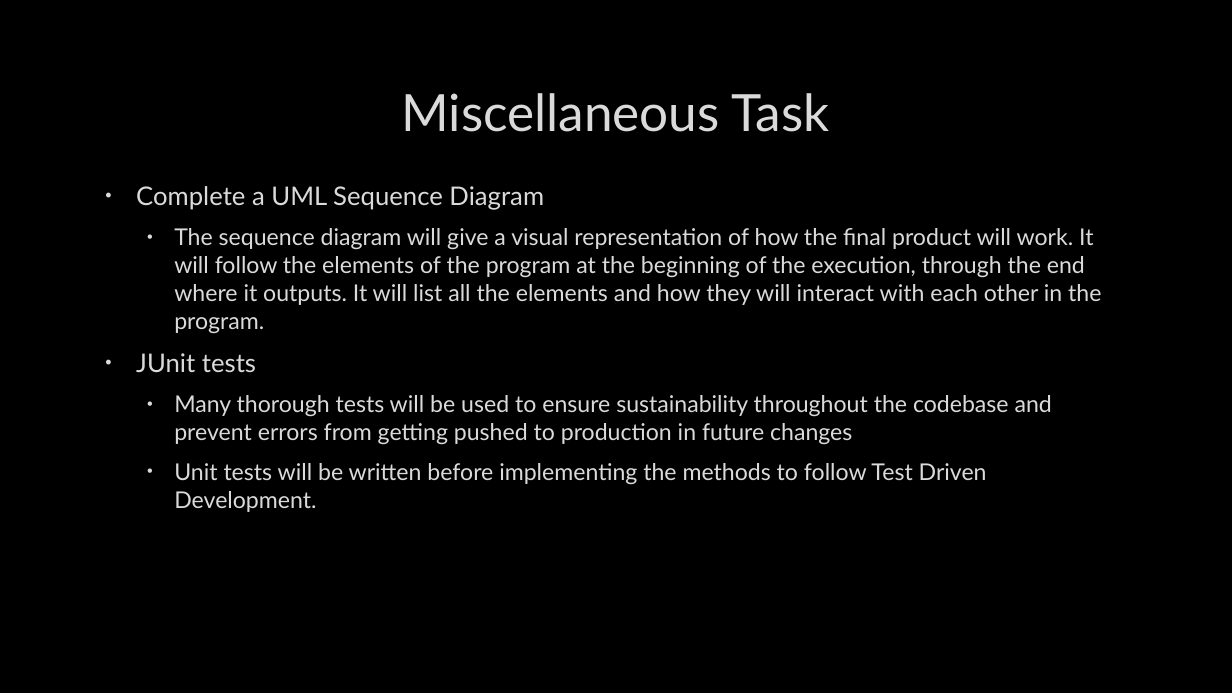
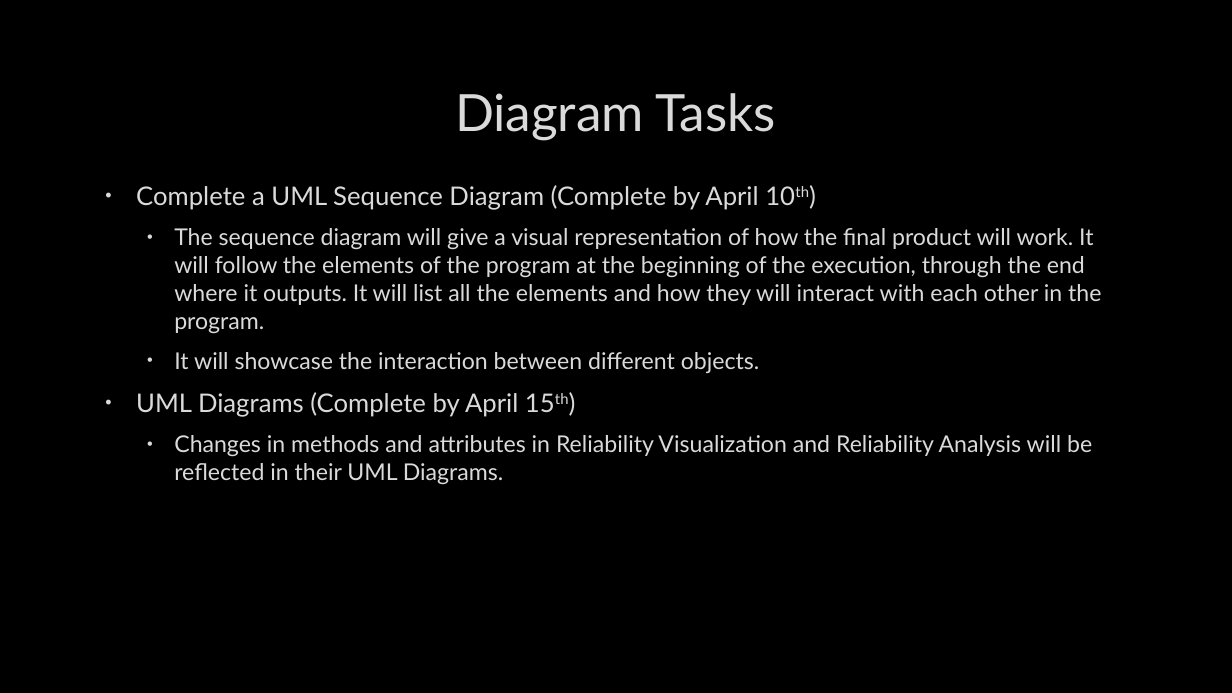
Before and after one commit to julianwemmie/Warp, a slide deck: slide 4 of SWD Project Plan.pptx. Drawn at 1232x693 pixels with LibreOffice and Linux fonts; fonts in the diff are those of the drawing; background and template pictures are left out. Boxes give left, top, right and bottom in pixels: in the first picture for what was removed or moved away, otherwise in the second. Text is boxed around its words. In the diff, an @@ line names an element or a change of style, - is before the commit and + after.

```diff
--- a/SWD Project Plan.pptx
+++ b/SWD Project Plan.pptx
@@ title at [455,93,775,140]: text changed @@
-Miscellaneous Task
+Diagram Tasks
@@ text at [136,185,758,210]: text changed @@
-• Complete a UML Sequence Diagram
+• Complete a UML Sequence Diagram (Complete by April 10th)
@@ text at [136,352,1092,485]: text changed @@
-• JUnit tests
-  • Many thorough tests will be used to ensure sustainability throughout the codebase and prevent errors from getting pushed to production in future changes
-  • Unit tests will be written before implementing the methods to follow Test Driven Development.
+  • It will showcase the interaction between different objects.
+• UML Diagrams (Complete by April 15th)
+  • Changes in methods and attributes in Reliability Visualization and Reliability Analysis will be reflected in their UML Diagrams.
```
Also in this commit, not shown: 3 other slides changed, 1 other file.
